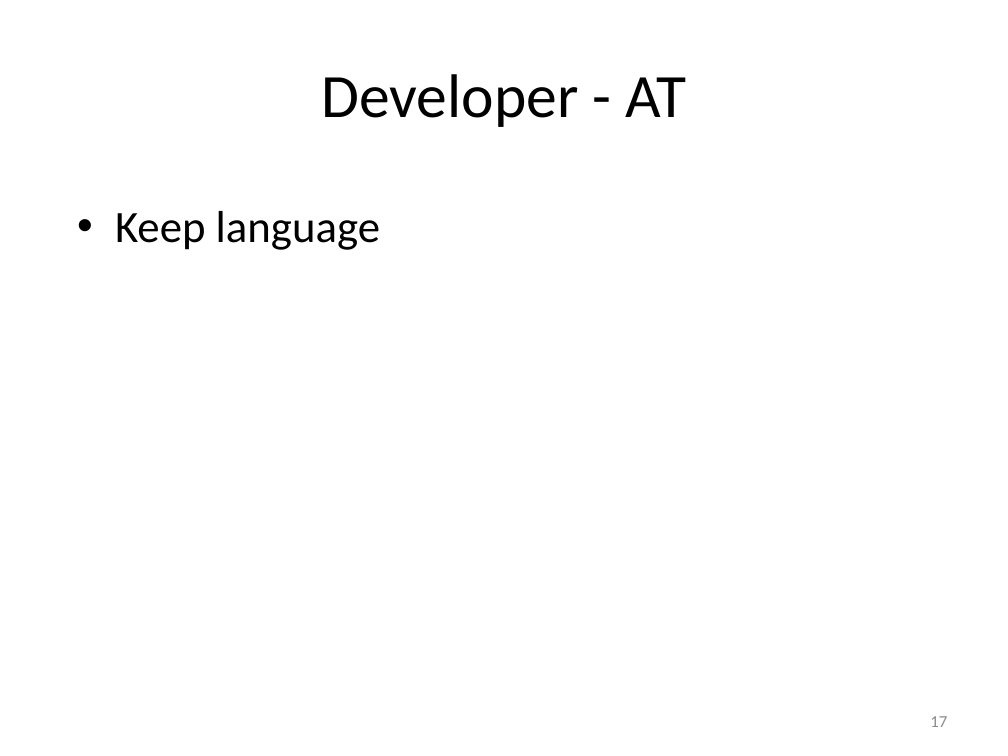
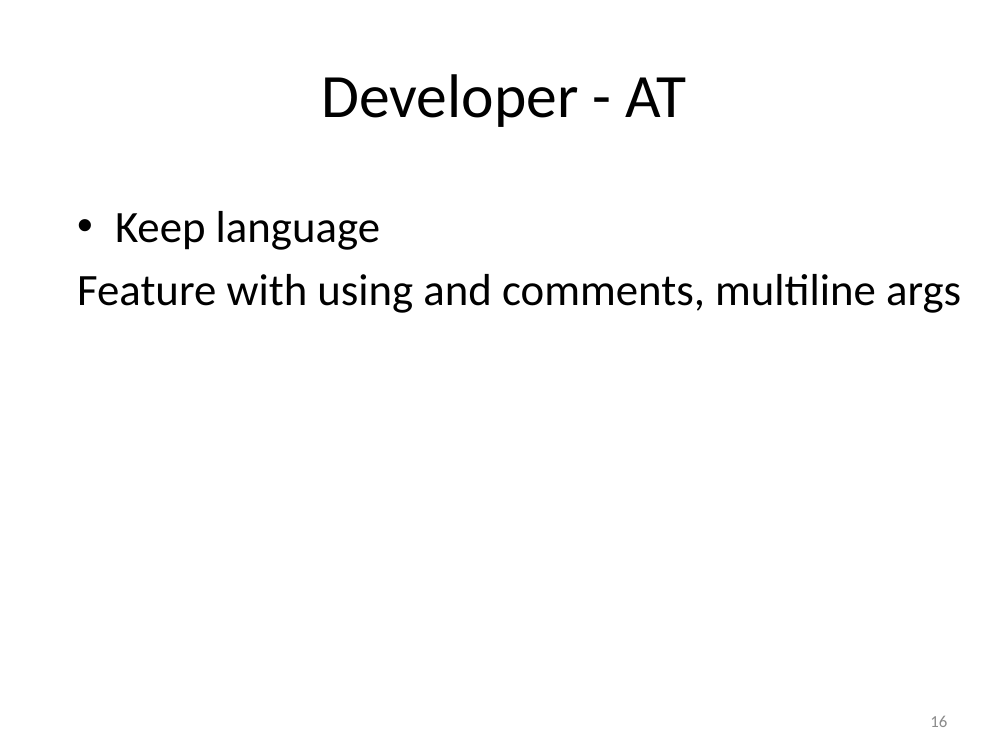
Before and after one commit to msuarz/portfolio, a slide deck: slide 16 of agile2011/presentation.pptx (slide 17 before the commit). Drawn at 1008x756 pixels with LibreOffice and Linux fonts; fonts in the diff are those of the drawing. Boxes give left, top, right and bottom in pixels: in the first picture for what was removed or moved away, otherwise in the second. Text is boxed around its words. In the diff, an @@ line names an element or a change of style, - is before the commit and + after.

```diff
--- a/agile2011/presentation.pptx
+++ b/agile2011/presentation.pptx
@@ text at box(77, 274, 961, 313): paragraph added @@
+Feature with using and comments, multiline args
@@ page number at box(930, 716, 947, 727): text changed @@
-17
+16
```
Also in this commit, not shown: 12 other slides changed, 1 slide added, 2 slides removed, 1 other file.
